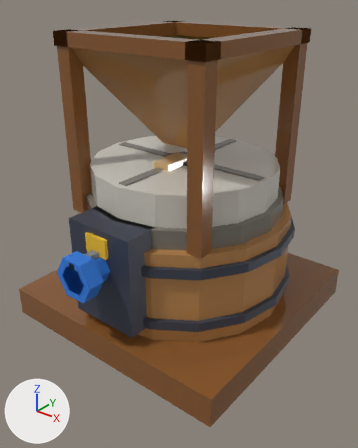
Before and after pictures for a commit that changed the glTF model assets/managed-models/mill-interior/millstone/millstone.glb.
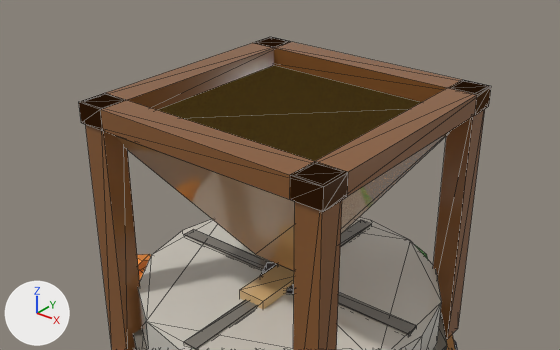
There are two pictures of each version: one whole from a camera (50 mm lens) standing at (0.961, -1.231, 1.082) and looking at (0.01, -0.043, 0.345), one close up from a camera (50 mm lens) standing at (0.829, -1.067, 1.449) and looking at (-0.105, 0.1, 0.725). The lights are fixed; the arrows at lower left show +X, +Y and +Z. The older version's two pictures come first. The close-ups show mesh edges as thin lines. Where no turn or scale is listed for an object, it has been applied to the vertices. Vertices at exactly the same position are counted once.

Names of what the first close-up shows: 'millstone', 'spin-up'.
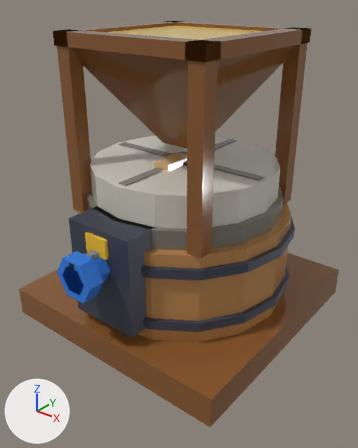
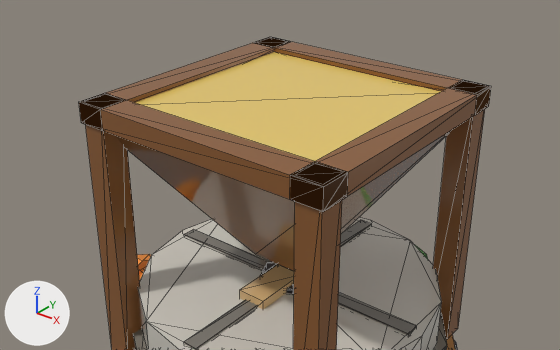
Changed parts and their boxes [x1, y1, x2, y2] in the close-ups (560 x 350 px; the box of a moved part takes in the faces that stretch with it):
'millstone', reshaped, surface changed
    both: [79, 37, 491, 350]
part 1 of me_millstone, moved or reshaped
    before: [158, 65, 420, 161]
    after: [135, 52, 441, 161]
part 2 of me_millstone, surface changed
    before: [115, 68, 449, 271]
    after: [115, 132, 449, 271]

What changed in the scene script:
```text
Change me_millstone:
    where me_millstone.from_pydata(...)  # 312 vertices, 544 faces; spans x -0.5..0.42, y -0.42..0.5, z 0.0..0.96
    used by ob_millstone; location = (0.0, 0.0, 0.0)
    me_millstone part 1: the loose piece of 8 vertices spanning x -0.24..0.24, y -0.24..0.24, z 0.9..0.92 is scaled about its middle by (0.882, 0.882, 2.5), then moved by (0.0, 0.0, 0.015)
    me_millstone part 2: texture (UV) coordinates of 12 of 544 faces, centred in x -0.186..0.186, y -0.186..0.186, z 0.62..0.92, changed; they spanned u 0.94..0.94, v 0.83..0.83 and now span u 0.06..0.06, v 0.5..0.5
```
